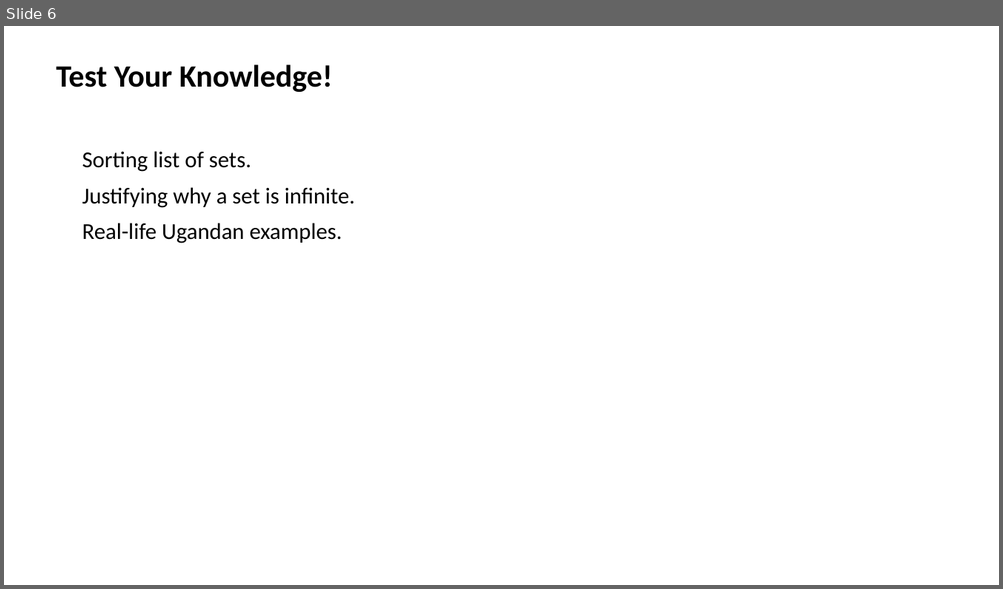
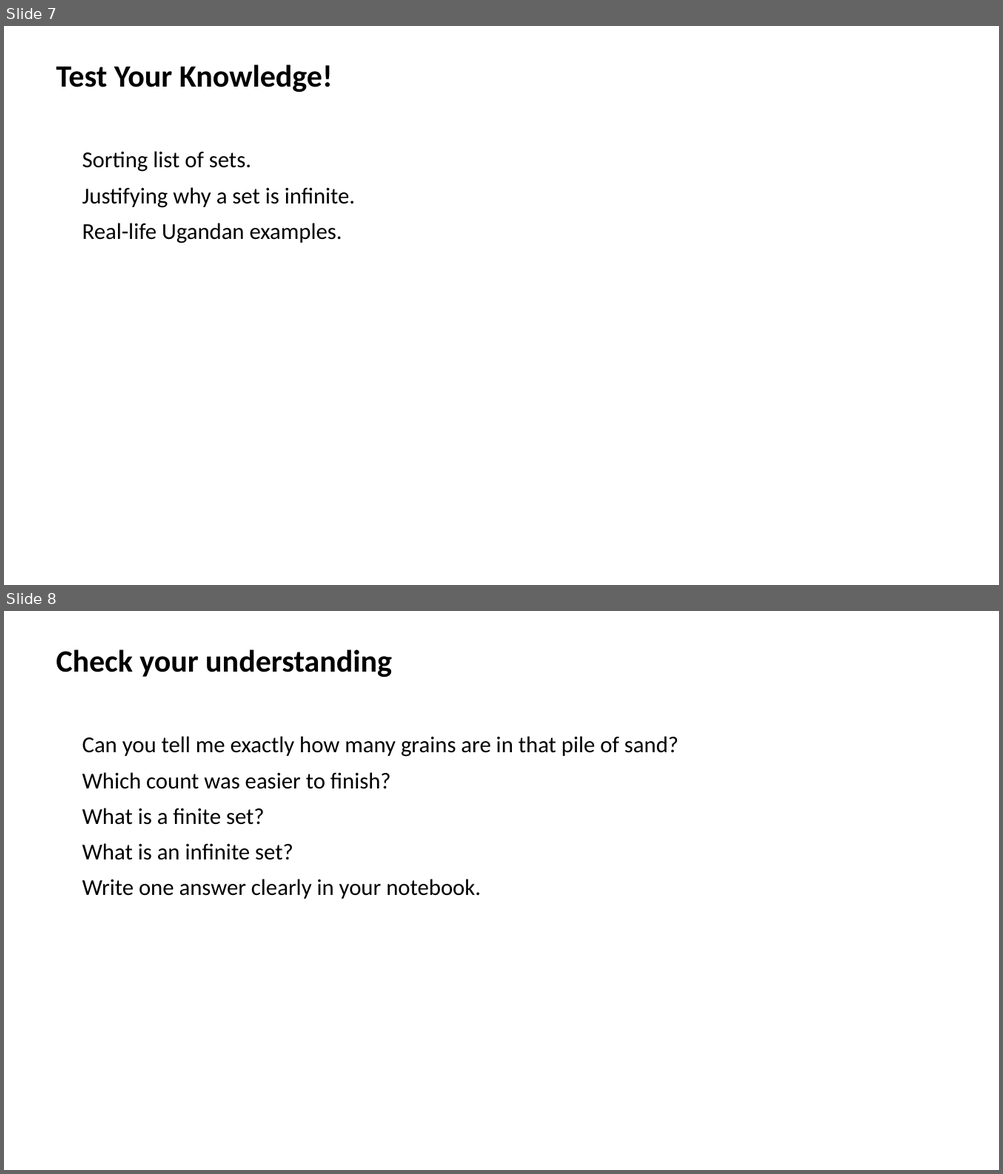
Before and after one commit to yousunjung84-edu/uganda-p7-mvp-20260629, a slide deck: uganda-p7-mvp/p7_t1_mathematics_0101/p7_t1_mathematics_0101.pptx. Shown one above the other, each under a label of ours: slide 6 before the commit, slides 7 and 8 after it. The pictures are 1003x589 and 1003x1174 pixels, drawn with LibreOffice and Linux fonts; fonts in the diff are those of the drawing. Boxes give left, top, right and bottom in pixels: in the first picture for what was removed or moved away, otherwise in the second. Text is boxed around its words. In the diff, an @@ line names an element or a change of style, - is before the commit and + after.

```diff
--- a/uganda-p7-mvp/p7_t1_mathematics_0101/p7_t1_mathematics_0101.pptx
+++ b/uganda-p7-mvp/p7_t1_mathematics_0101/p7_t1_mathematics_0101.pptx
@@ slide 8 added at (4, 611, 999, 1170), background #FFFFFF @@
@@ text added at (56, 649, 392, 677), 30 pt, text #000000, bold @@
+Check your understanding
@@ text added at (82, 736, 678, 899), 22 pt, text #000000 @@
+Can you tell me exactly how many grains are in that pile of sand?
+Which count was easier to finish?
+What is a finite set?
+What is an infinite set?
+Write one answer clearly in your notebook.
@@ what was slide 6 is now slide 7 @@
```
Also in this commit, not shown: 1 other slide added, 43 other files.
